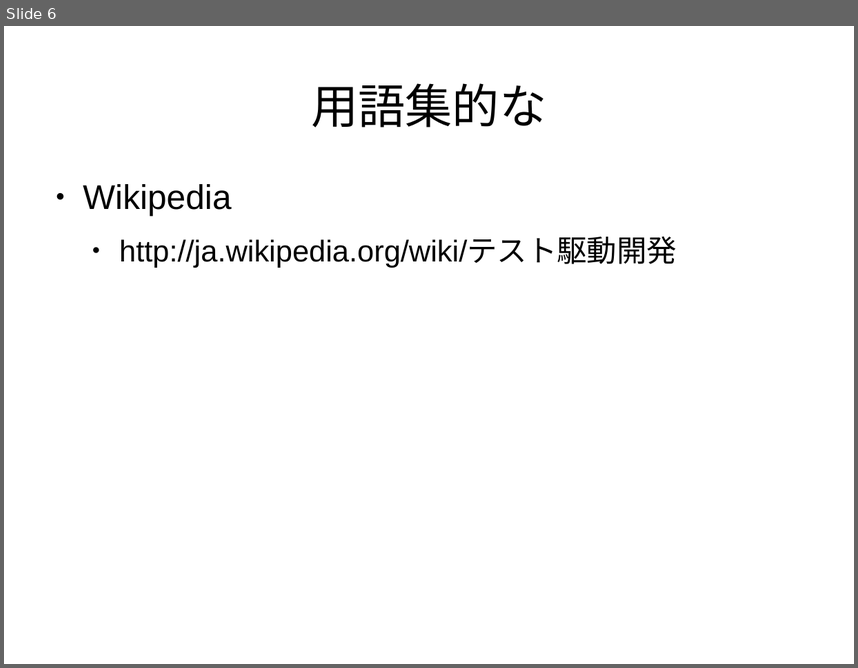
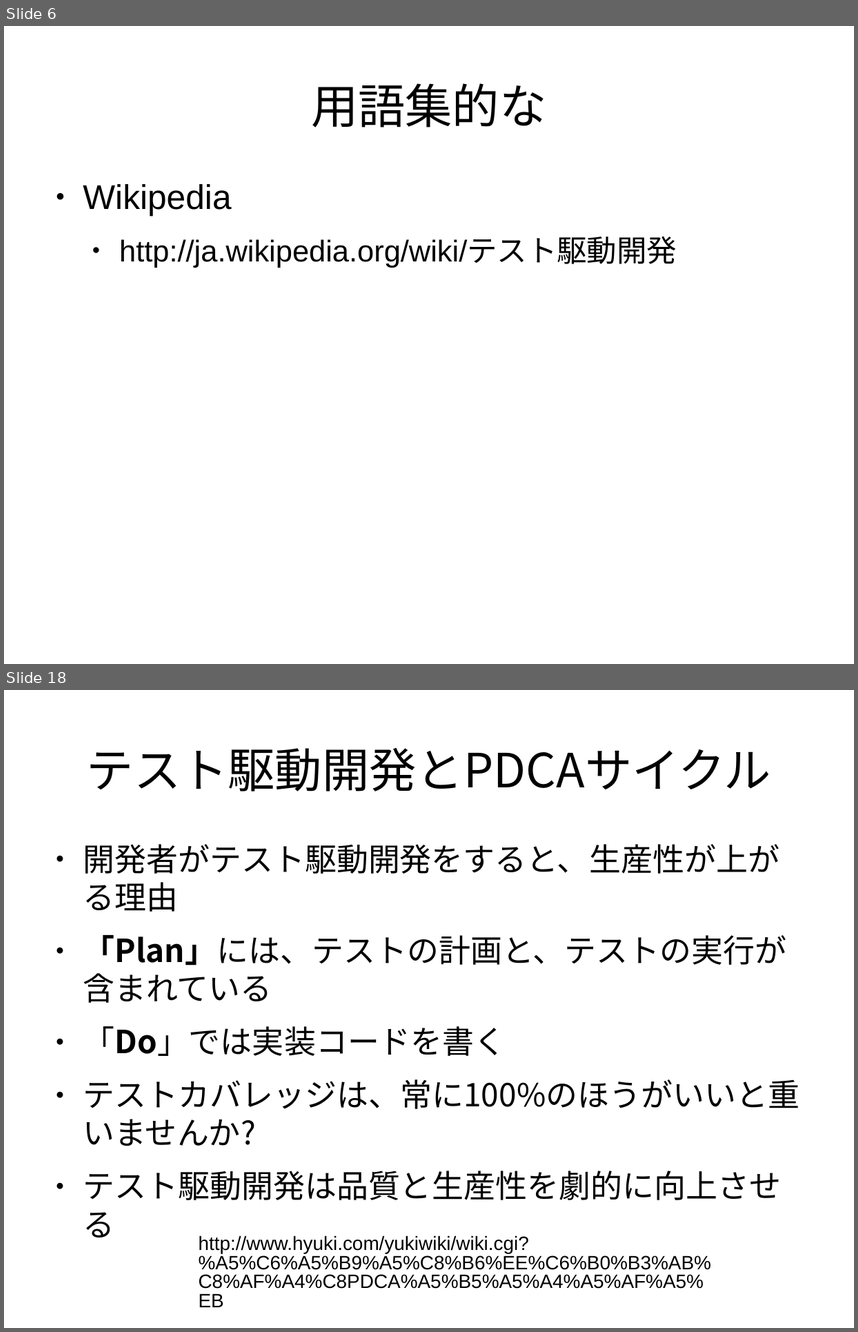
Before and after one commit to yujiorama/event, a slide deck: tddconf/tdd_revice.odp. Shown one above the other, each under a label of ours: slide 6 before the commit, slides 6 and 18 after it; the slides between them are not shown. The pictures are 858x668 and 858x1332 pixels, drawn with LibreOffice and Linux fonts; fonts in the diff are those of the drawing. Boxes give left, top, right and bottom in pixels: in the first picture for what was removed or moved away, otherwise in the second. Text is boxed around its words. In the diff, an @@ line names an element or a change of style, - is before the commit and + after.

```diff
--- a/tddconf/tdd_revice.odp
+++ b/tddconf/tdd_revice.odp
@@ slide 18 added at <box>4,690,854,1328</box>, background #FFFFFF @@
@@ title added at <box>87,748,771,791</box>, 44 pt, text #000000 @@
+テスト駆動開発とPDCAサイクル
@@ text added at <box>83,844,800,1237</box>, 29.6 pt, text #000000 @@
+● 開発者がテスト駆動開発をすると、生産性が上がる理由
+● 「Plan」には、テストの計画と、テストの実行が含まれている
+● 「Do」では実装コードを書く
+● テストカバレッジは、常に100%のほうがいいと重いませんか?
+● テスト駆動開発は品質と生産性を劇的に向上させる
@@ text added at <box>199,1235,711,1307</box>, 18 pt, text #000000 @@
+http://www.hyuki.com/yukiwiki/wiki.cgi?%A5%C6%A5%B9%A5%C8%B6%EE%C6%B0%B3%AB%C8%AF%A4%C8PDCA%A5%B5%A5%A4%A5%AF%A5%EB
```
Also in this commit, not shown: 3 slides changed, 19 other slides added, 3 slides removed.
